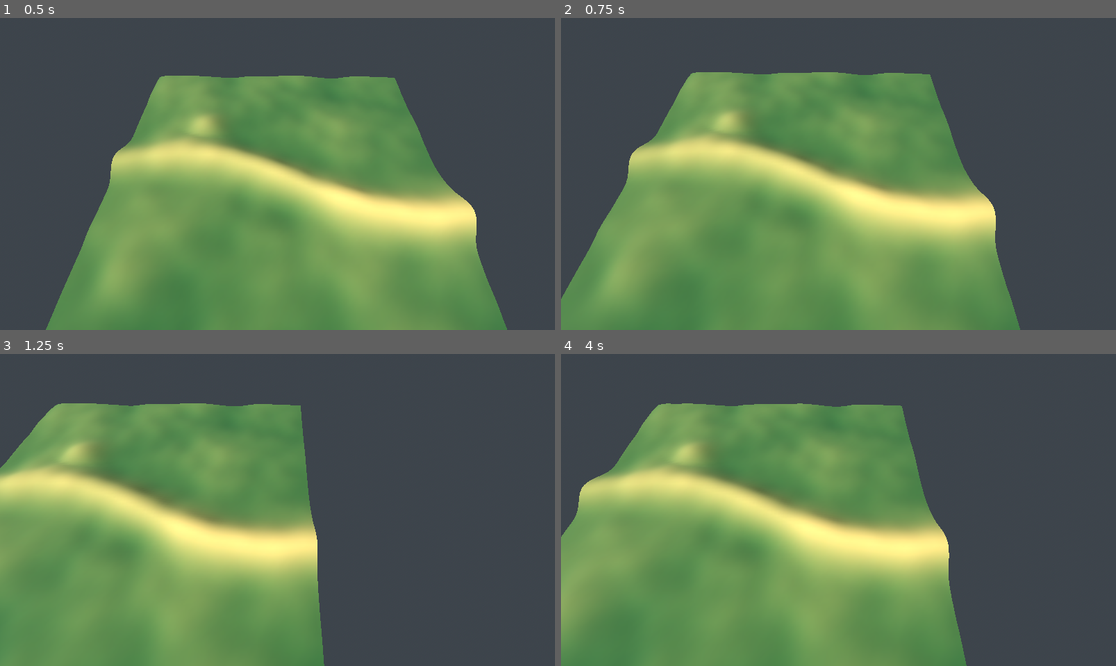
Above: before the commit, frames 1-4 (two rows, left to right).
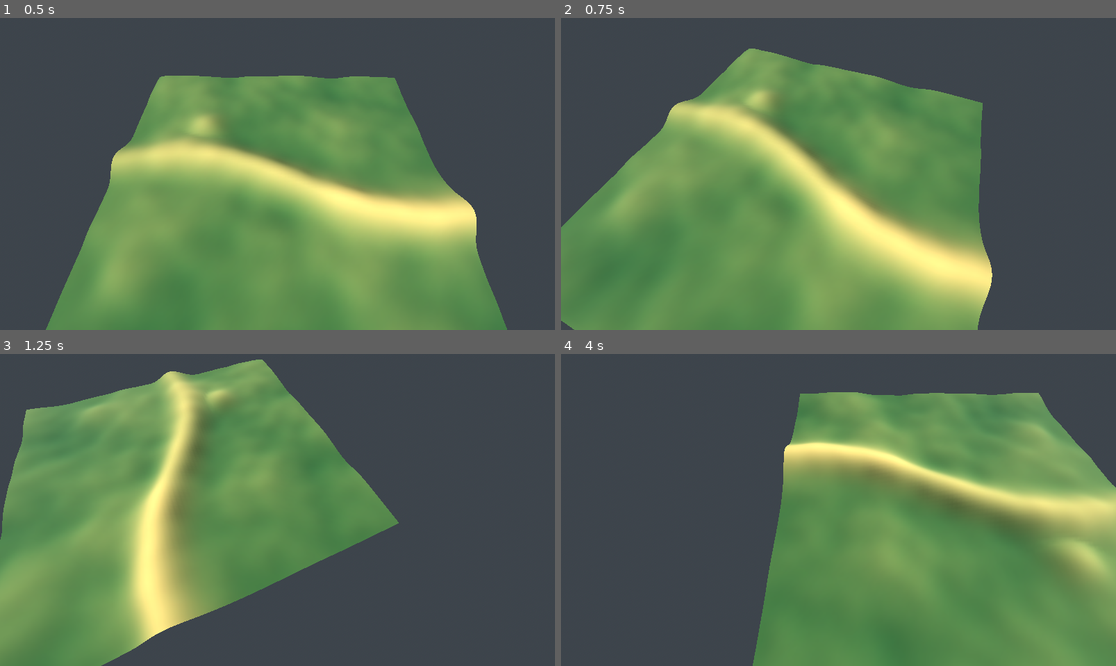
Above: after the commit, the same moments.

Repository: LeandroK99/Demogamev1
Game: Godot game, scene res://main.tscn
Same seed, same stepped clock (60 frames per second), same inputs: the game is played once before the commit and once after it.
Inputs (mouse positions are in pixels of both pictures, inside the frame that each line leads up to):
- Up to frame 1 (0.5 s): no input
- Up to frame 2 (0.75 s): tap Enter at 0.5 s; move the mouse to (960, 158) at 0.52 s; hold D from 0.53 s (still down); hold Q from 0.53 s (still down); click (960, 158) at 0.67 s
- Up to frame 3 (1.25 s): keep holding D; keep holding Q; tap E at 0.8 s
- Up to frame 4 (4 s): move the mouse to (727, 525) at 1.27 s; release D at 1.28 s; release Q at 1.28 s; hold S 1.28-2.03 s; tap E at 1.35, 2.3, 2.85, 3.8 s; tap Q at 1.55, 3.05 s; move the mouse to (894, 441) at 2.02 s; hold D 2.03-2.78 s; hold Q 2.03-2.78 s; move the mouse to (810, 572) at 2.77 s; hold W 2.78-3.53 s; click (810, 572) at 2.92 s; move the mouse to (1005, 556) at 3.52 s; hold A from 3.53 s (still down); hold Q from 3.53 s (still down)

Frame 1 is identical in both runs. In frame 2, 28% of the frame differs, in the area x 0-83%, y 9-100%; in frame 3, 36%; in frame 4, 69%, in the area x 0-100%, y 12-100%.

Commit message:
cámara: rotar con Q/E además del botón medio
Co-Authored-By: Claude Opus 5.5 <noreply@anthropic.com>
Claude-Session: https://claude.ai/code/session_01FRAVKNdtrRtA3qXnwYqQmN

Diff:
--- a/game/camera_rts.gd
+++ b/game/camera_rts.gd
@@ -1,13 +1,14 @@
 class_name CameraRTS
 extends Node3D
-## Pivote de cámara RTS: WASD/flechas mueven, rueda hace zoom, botón medio rota.
+## Pivote de cámara RTS: WASD/flechas mueven, rueda hace zoom, Q/E o botón medio rotan.
 
 const PITCH_DEG: float = 60.0
 const ZOOM_MIN: float = 40.0
 const ZOOM_MAX: float = 300.0
 const ZOOM_STEP: float = 1.15
 const PAN_SPEED: float = 1.0 # fracción del zoom por segundo
-const ROTATE_SPEED: float = 0.006 # radianes por píxel
+const ROTATE_SPEED: float = 0.006 # radianes por píxel (botón medio)
+const KEY_ROTATE_SPEED: float = 1.8 # radianes por segundo (Q/E)
 
 var camera: Camera3D = Camera3D.new()
 var zoom: float = 220.0
@@ -37,6 +38,10 @@
 		dir.x -= 1.0
 	if Input.is_physical_key_pressed(KEY_D) or Input.is_physical_key_pressed(KEY_RIGHT):
 		dir.x += 1.0
+	if Input.is_physical_key_pressed(KEY_Q):
+		rotation.y += KEY_ROTATE_SPEED * delta
+	if Input.is_physical_key_pressed(KEY_E):
+		rotation.y -= KEY_ROTATE_SPEED * delta
 	if dir != Vector3.ZERO:
 		position += dir.normalized().rotated(Vector3.UP, rotation.y) * zoom * PAN_SPEED * delta
 		_clamp_to_map()
